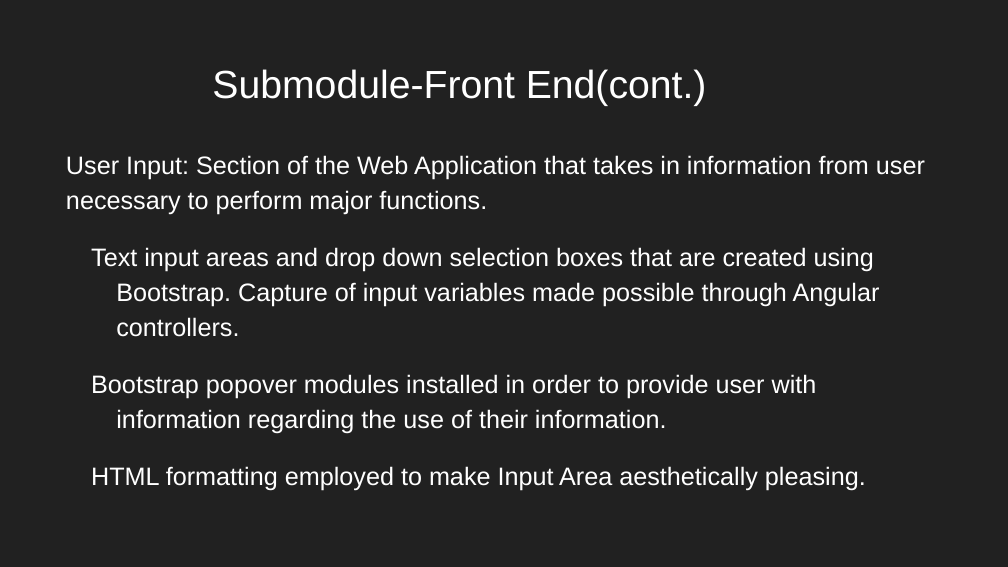
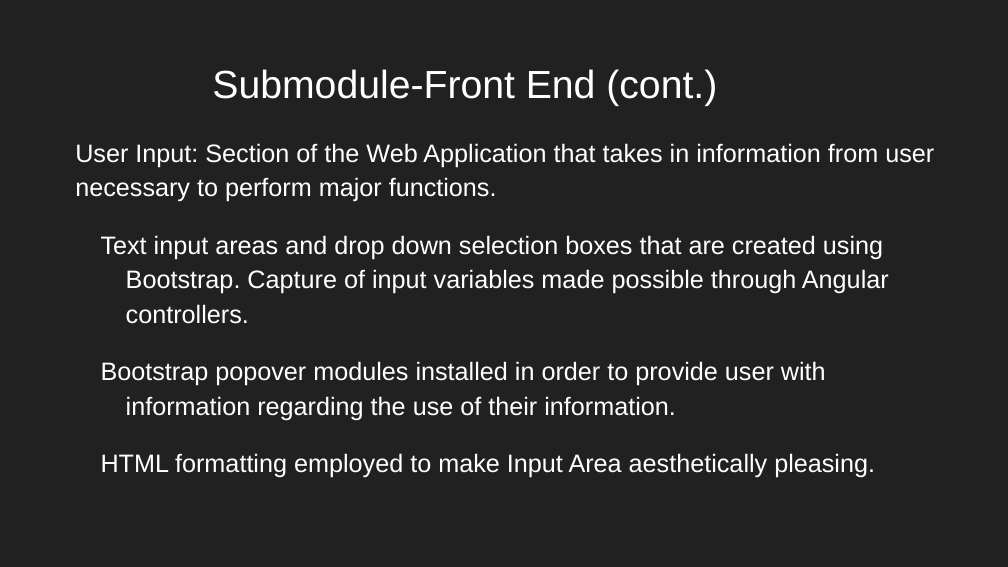
Before and after one commit to nreader72/NostraDomicile, a slide deck: slide 45 of docs/Progress_Reports/NostraDomicile (6).pptx (slide 39 before the commit). Drawn at 1008x567 pixels with LibreOffice and Linux fonts; fonts in the diff are those of the drawing; background and template pictures are left out. Boxes give left, top, right and bottom in pixels: in the first picture for what was removed or moved away, otherwise in the second. Text is boxed around its words. In the diff, an @@ line names an element or a change of style, - is before the commit and + after.

```diff
--- a/docs/Progress_Reports/NostraDomicile (6).pptx
+++ b/docs/Progress_Reports/NostraDomicile (6).pptx
@@ title at (212,69,717,106): spaces changed @@
-Submodule-Front End(cont.)
+Submodule-Front End (cont.)
@@ text "User Input: Section of the ...": place and size @@
-text "User Input: Section of the ..." at (66,155,925,490)
+text "User Input: Section of the ..." at (75,143,934,478)
```
Also in this commit, not shown: 9 other slides changed, 4 slides added, 3 slides removed.
